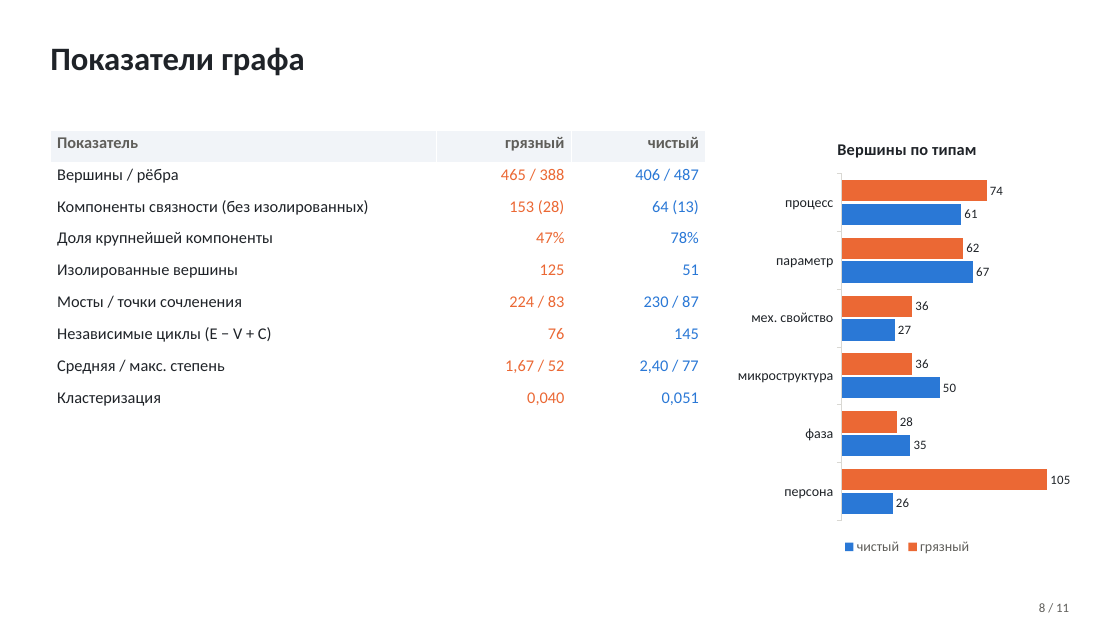
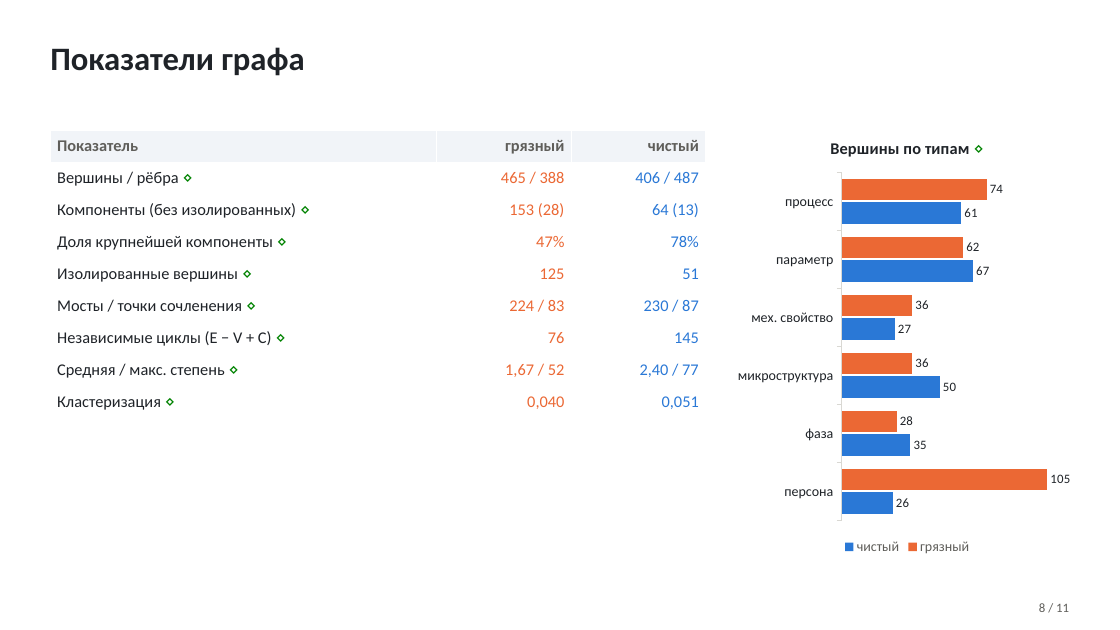
Before and after one commit to TeaDove/mam-26-1, a slide deck: slide 8 of 1-graph/lab-2/results/presentation.pptx. Drawn at 1120x630 pixels with LibreOffice and Linux fonts; fonts in the diff are those of the drawing. Boxes give left, top, right and bottom in pixels: in the first picture for what was removed or moved away, otherwise in the second. Text is boxed around its words. In the diff, an @@ line names an element or a change of style, - is before the commit and + after.

```diff
--- a/1-graph/lab-2/results/presentation.pptx
+++ b/1-graph/lab-2/results/presentation.pptx
@@ table at [50, 130, 706, 418] @@
-row 2, column 1: Вершины / рёбра
+row 2, column 1: Вершины / рёбра ⋄
-row 3, column 1: Компоненты связности (без изолированных)
+row 3, column 1: Компоненты (без изолированных) ⋄
-row 4, column 1: Доля крупнейшей компоненты
+row 4, column 1: Доля крупнейшей компоненты ⋄
-row 5, column 1: Изолированные вершины
+row 5, column 1: Изолированные вершины ⋄
-row 6, column 1: Мосты / точки сочленения
+row 6, column 1: Мосты / точки сочленения ⋄
-row 7, column 1: Независимые циклы (E − V + C)
+row 7, column 1: Независимые циклы (E − V + C) ⋄
-row 8, column 1: Средняя / макс. степень
+row 8, column 1: Средняя / макс. степень ⋄
-row 9, column 1: Кластеризация
+row 9, column 1: Кластеризация ⋄
@@ bar chart at [731, 122, 1084, 559] @@
@@ title "Вершины по типам" to "Вершины по типам ⋄" @@
```
Also in this commit, not shown: 8 other slides changed, 1 other file.
